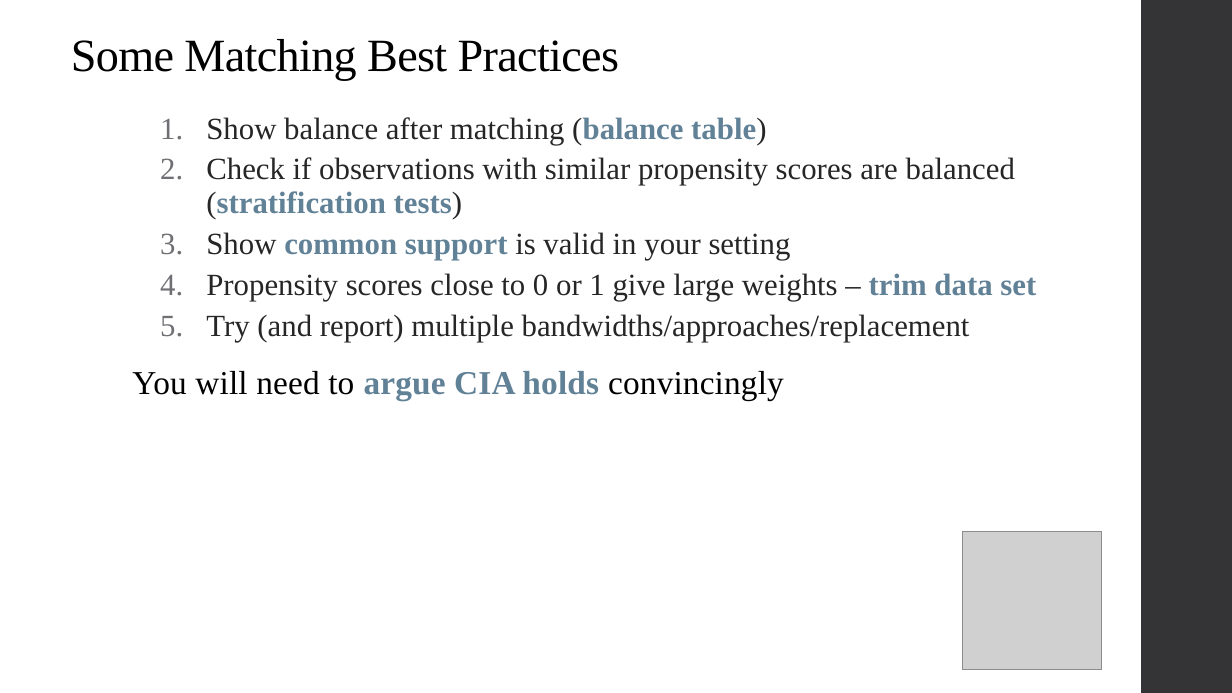
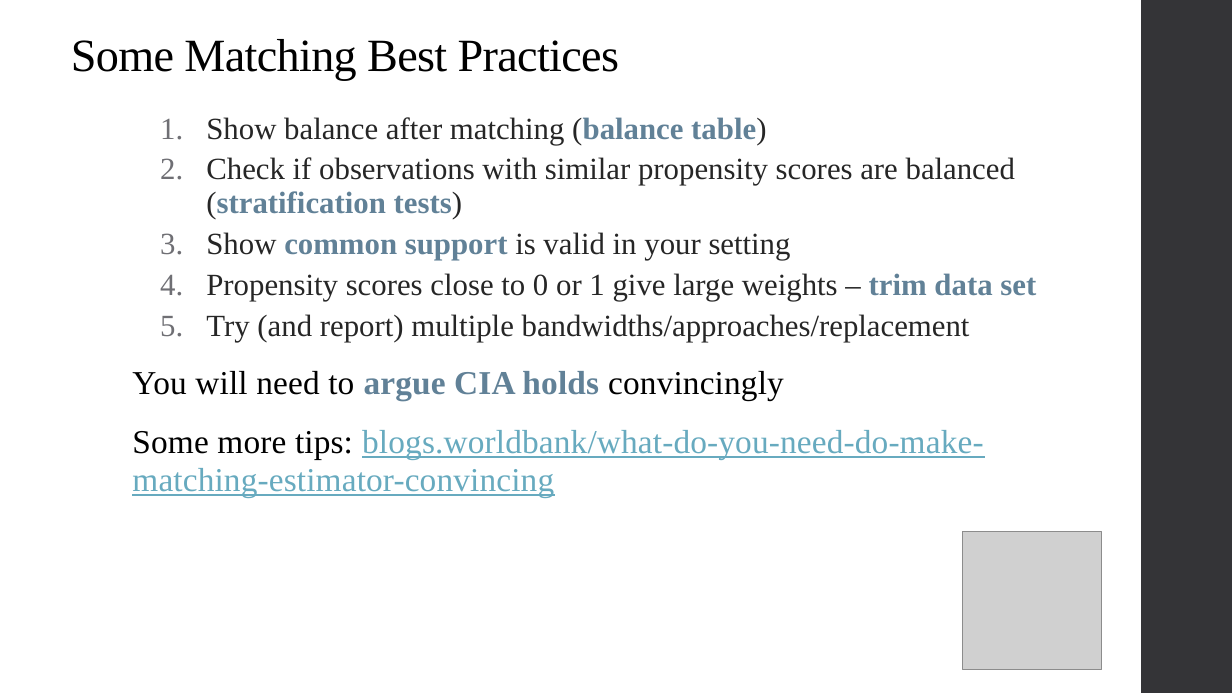
Before and after one commit to qiufei/fork-HAD5744, a slide deck: slide 51 of Lecture05_Matching/Lecture5_Matching_2022F.pptx (slide 42 before the commit). Drawn at 1232x693 pixels with LibreOffice and Linux fonts; fonts in the diff are those of the drawing; grey boxes stand for pictures. Boxes give left, top, right and bottom in pixels: in the first picture for what was removed or moved away, otherwise in the second. Text is boxed around its words. In the diff, an @@ line names an element or a change of style, - is before the commit and + after.

```diff
--- a/Lecture05_Matching/Lecture5_Matching_2022F.pptx
+++ b/Lecture05_Matching/Lecture5_Matching_2022F.pptx
@@ text at (132, 430, 983, 498): paragraph added @@
+Some more tips: blogs.worldbank/what-do-you-need-do-make-matching-estimator-convincing
```
Also in this commit, not shown: 6 other slides changed, 13 slides added, 2 slides removed, 35 other files.
